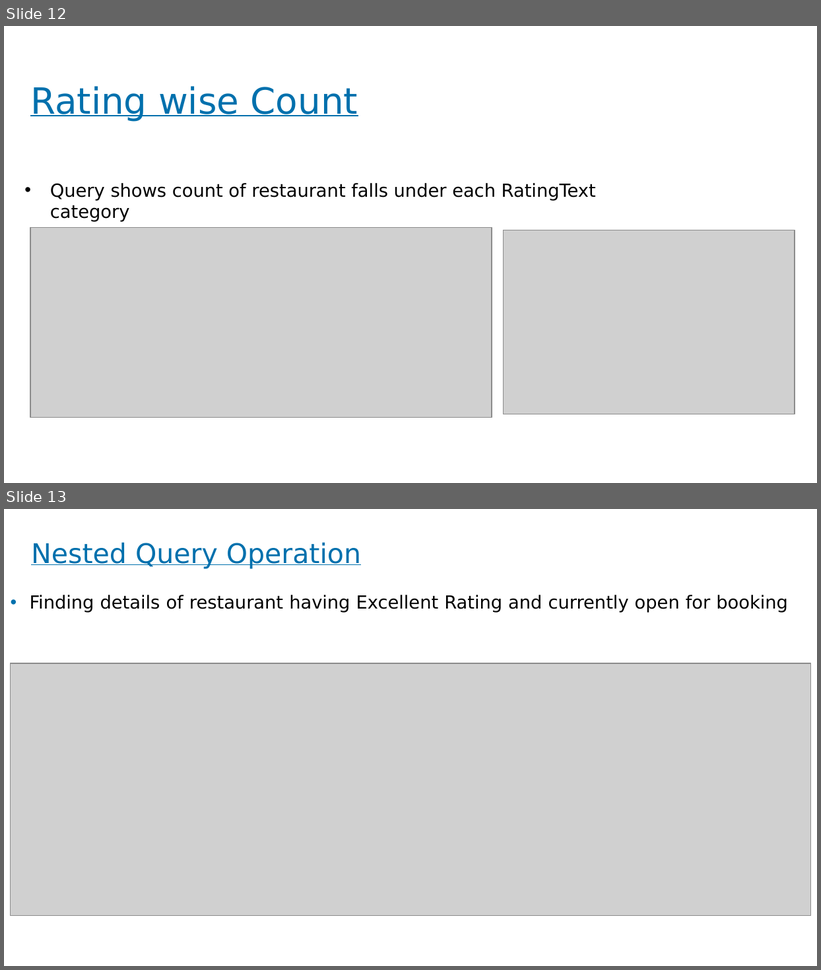
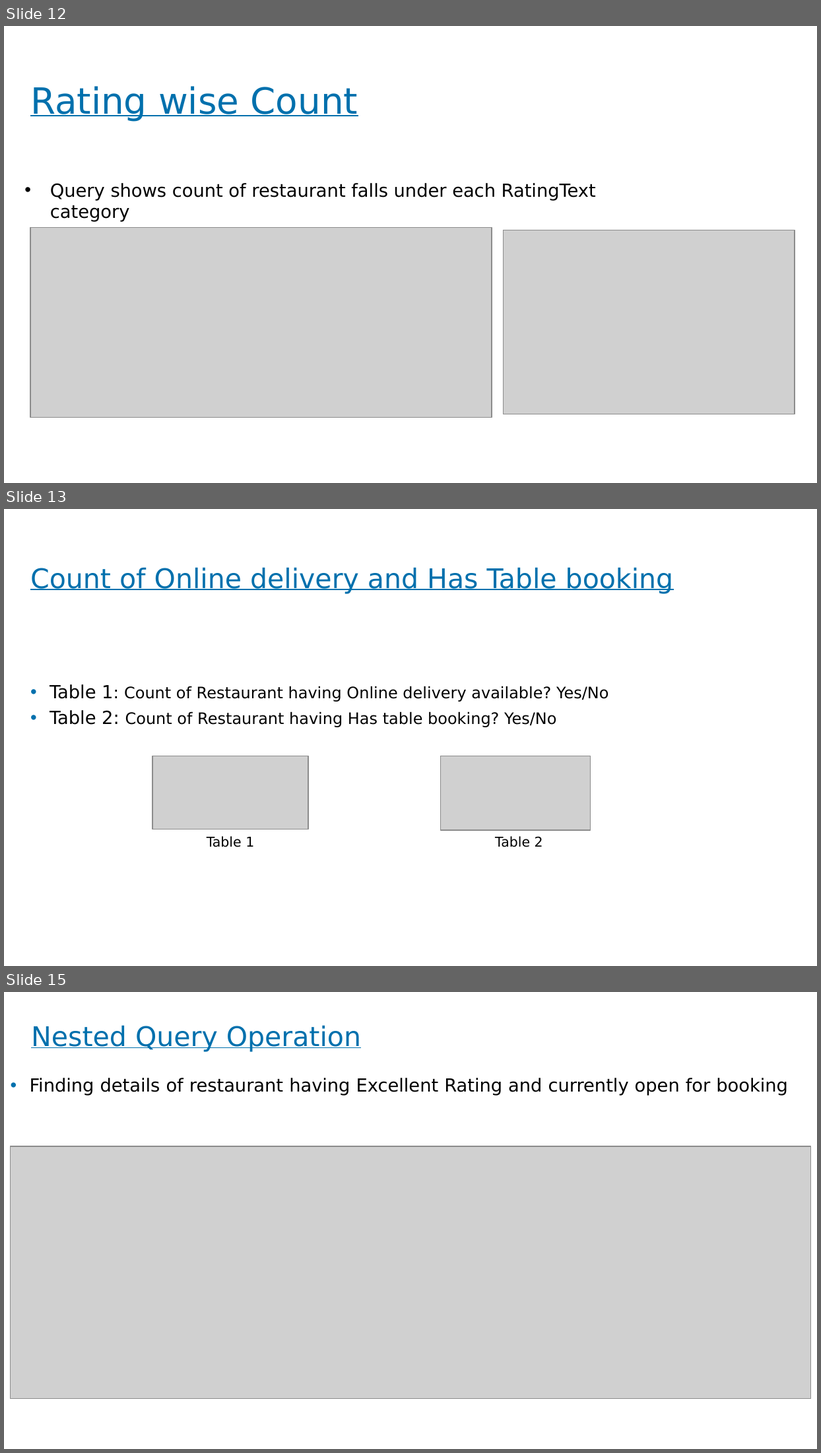
Before and after one commit to shwetasuman1/suttu, a slide deck: projectzomato (3).pptx. Shown one above the other, each under a label of ours: slides 12 and 13 before the commit, slides 12, 13 and 15 after it; the slides between them are not shown. The pictures are 821x970 and 821x1453 pixels, drawn with LibreOffice and Linux fonts; fonts in the diff are those of the drawing; grey boxes stand for pictures; background and template pictures are left out. Boxes give left, top, right and bottom in pixels: in the first picture for what was removed or moved away, otherwise in the second. Text is boxed around its words. In the diff, an @@ line names an element or a change of style, - is before the commit and + after.

```diff
--- a/projectzomato (3).pptx
+++ b/projectzomato (3).pptx
@@ slide 13 added at [4, 509, 817, 966], background #FFFFFF @@
@@ title added at [30, 567, 674, 594], 24 pt, text #0070AD, underline @@
+Count of Online delivery and Has Table booking
@@ text added at [50, 685, 609, 727], 14 pt, text #000000 @@
+• Table 1: Count of Restaurant having Online delivery available? Yes/No
+• Table 2: Count of Restaurant having Has table booking? Yes/No
@@ picture added at [152, 757, 309, 830] @@
@@ picture added at [441, 757, 590, 831] @@
@@ text added at [207, 836, 254, 848], 12 pt, text #000000 @@
+Table 1
@@ text added at [495, 836, 543, 848], 12 pt, text #000000 @@
+Table 2
@@ what was slide 13 is now slide 15 @@
```
Also in this commit, not shown: 1 other slide added.
